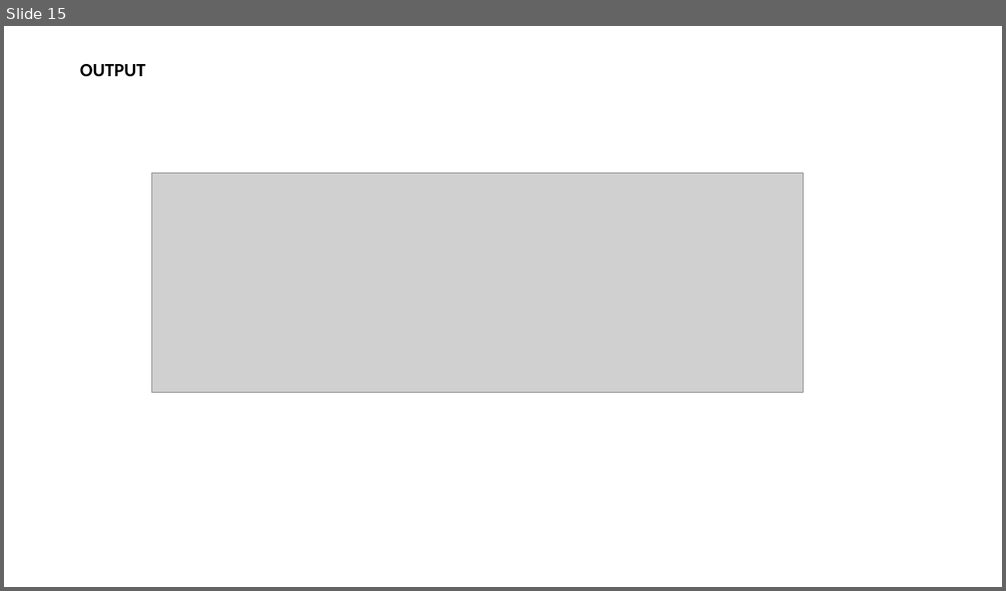
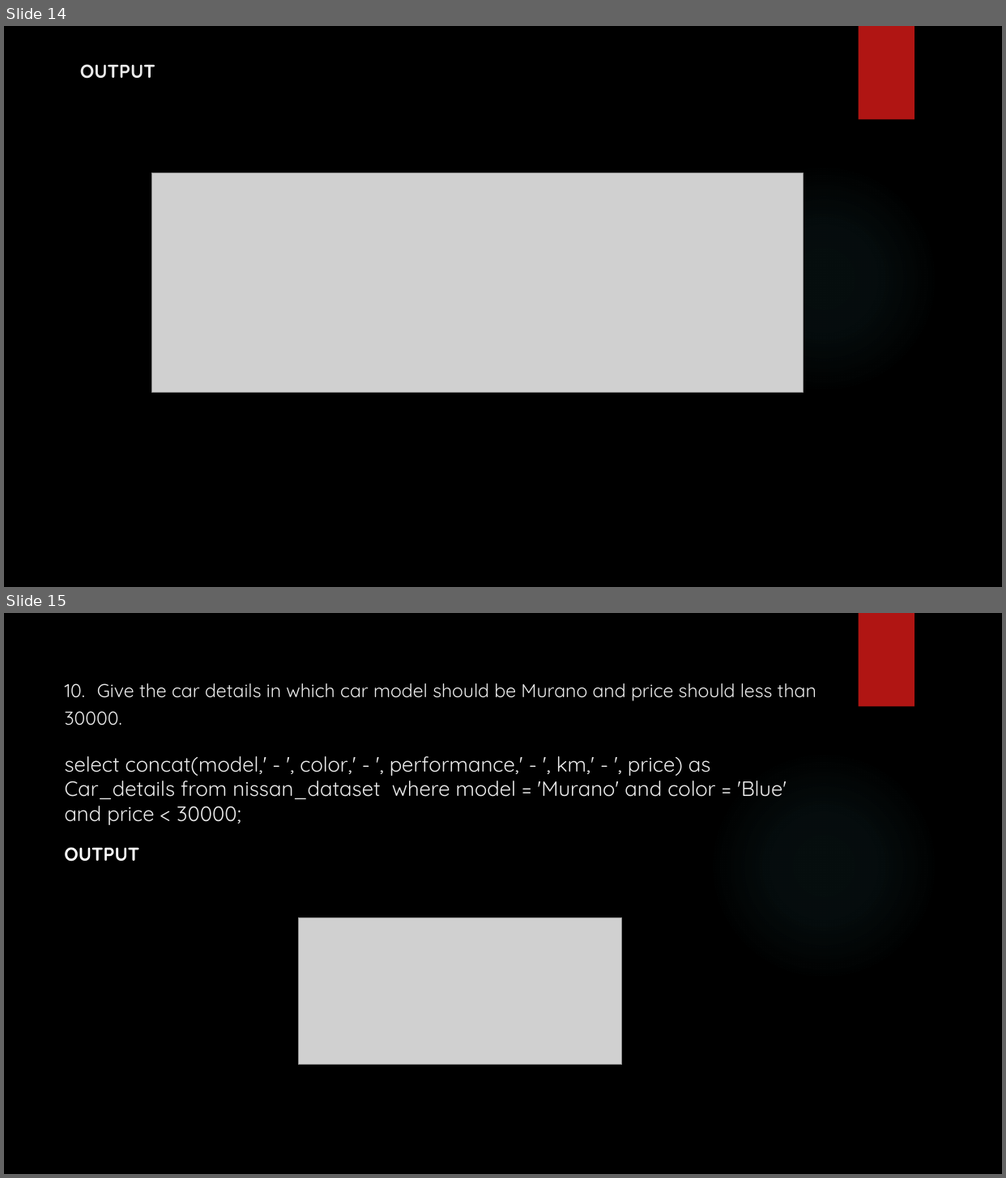
Before and after one commit to Tejashri554/SQL-Project, a slide deck: MiniProject.pptx. Shown one above the other, each under a label of ours: slide 15 before the commit, slides 14 and 15 after it. The pictures are 1006x591 and 1006x1178 pixels, drawn with LibreOffice and Linux fonts; fonts in the diff are those of the drawing; grey boxes stand for pictures; background and template pictures are left out. Boxes give left, top, right and bottom in pixels: in the first picture for what was removed or moved away, otherwise in the second. Text is boxed around its words. In the diff, an @@ line names an element or a change of style, - is before the commit and + after.

```diff
--- a/MiniProject.pptx
+++ b/MiniProject.pptx
@@ slide 15 added at (4, 613, 1002, 1174), background picture (left out); not listed: 2 template elements that a slide beside it also shows @@
@@ title added at (65, 683, 816, 825), 20 pt, text #EBEBEB @@
+10. Give the car details in which car model should be Murano and price should less than 30000.
+select concat(model,' - ', color,' - ', performance,' - ', km,' - ', price) as Car_details from nissan_dataset where model = 'Murano' and color = 'Blue' and price < 30000;
@@ text added at (64, 847, 139, 862), 18 pt, text #FFFFFF, bold @@
+OUTPUT
@@ picture added at (298, 918, 621, 1065) @@
@@ what was slide 15 is now slide 14 @@
@@ slide 14 changed as well @@
@@ background #FFFFFF to picture (left out) @@
@@ rectangle added at (859, 26, 914, 120), fill #B01513 @@
@@ title "OUTPUT" at (80, 64, 155, 79): font Calibri to Quicksand, text colour #000000 to #EBEBEB; line spacing 0.9 to 1; vertical alignment middle to top @@
@@ ellipse added at (709, 163, 939, 394), fill gradient #50B9C1 @@
```
Also in this commit, not shown: 11 other slides changed, 3 other slides added, 3 slides removed.
